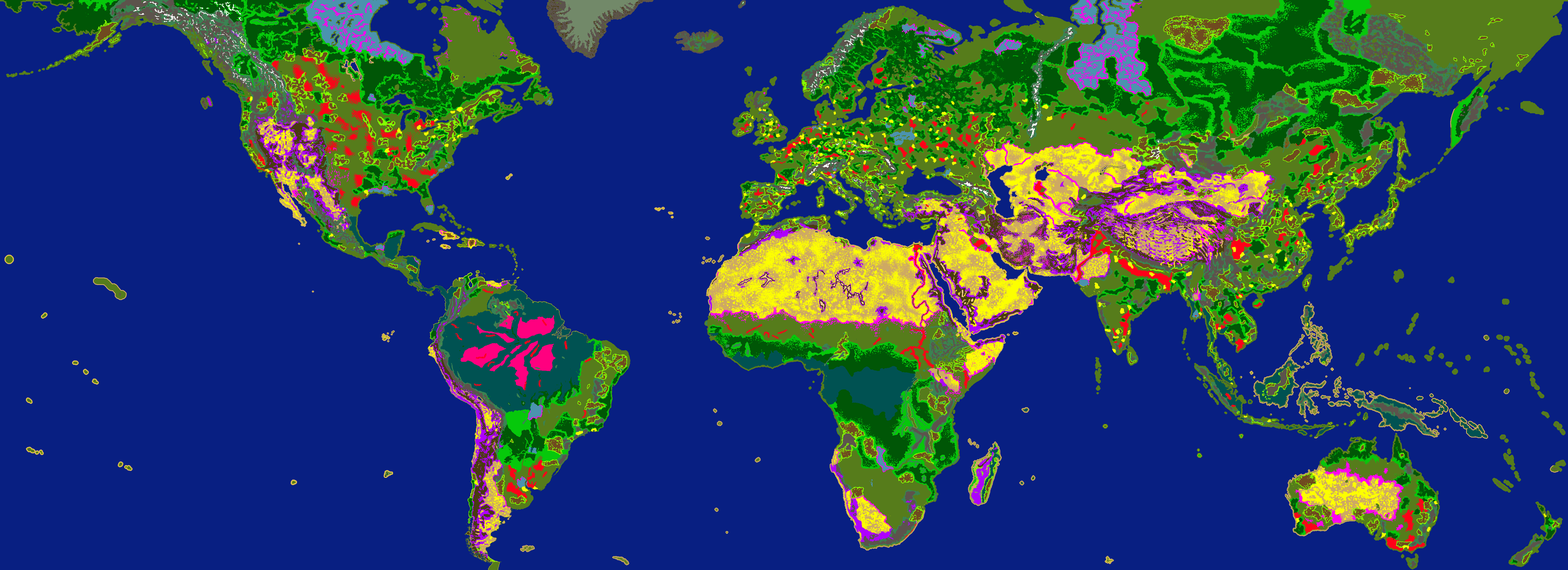
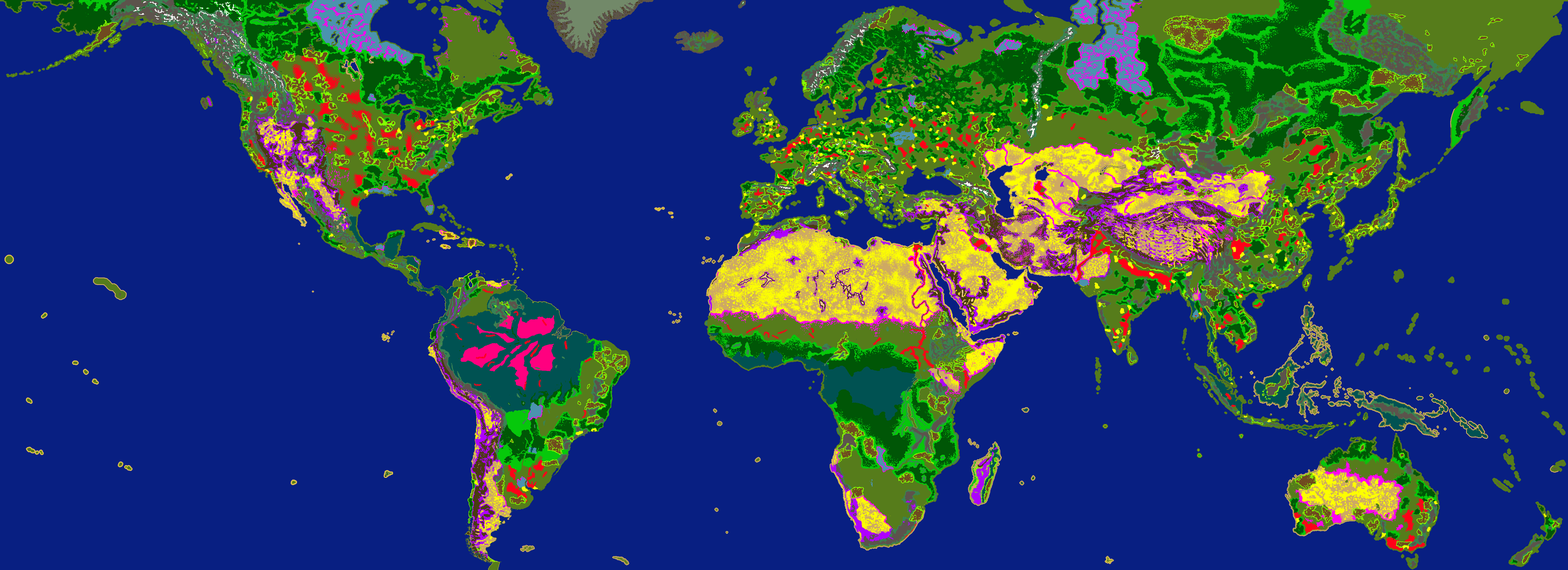
The second 1568x570 image is a revision of the first. Changes to its layers:
painted on "terrain.bmp" over (807, 118, 818, 126)
